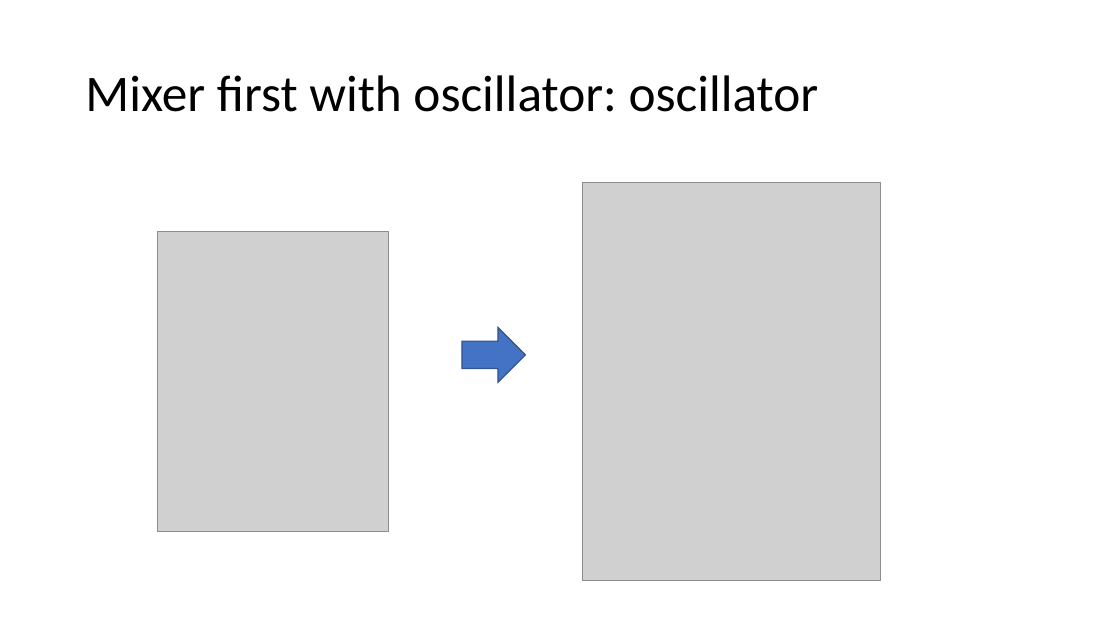
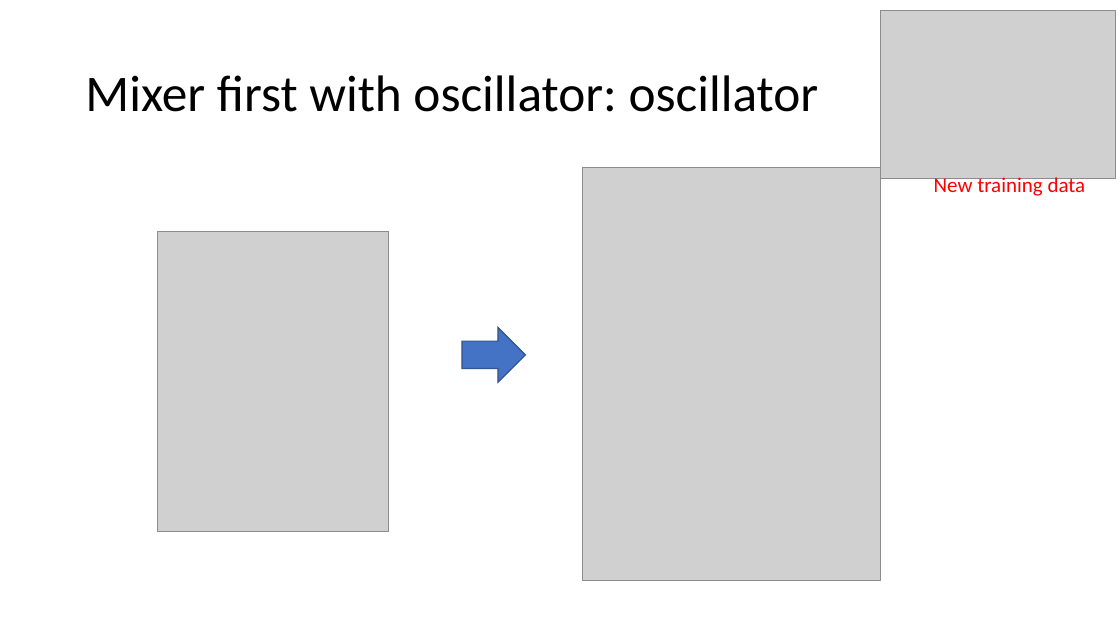
Before and after one commit to kkunal1408/GANA_circuit_data, a slide deck: slide 8 of circuit_data/source_files/individual_test_data_org/summary_results.pptx (slide 4 before the commit). Drawn at 1120x630 pixels with LibreOffice and Linux fonts; fonts in the diff are those of the drawing; grey boxes stand for pictures. Boxes give left, top, right and bottom in pixels: in the first picture for what was removed or moved away, otherwise in the second. Text is boxed around its words. In the diff, an @@ line names an element or a change of style, - is before the commit and + after.

```diff
--- a/circuit_data/source_files/individual_test_data_org/summary_results.pptx
+++ b/circuit_data/source_files/individual_test_data_org/summary_results.pptx
@@ picture added at box(881, 11, 1116, 179) @@
@@ picture: place and size @@
-picture at box(582, 182, 881, 581)
+picture at box(582, 167, 881, 581)
@@ text added at box(934, 174, 1086, 196), 18 pt, text #FF0000 @@
+New training data
```
Also in this commit, not shown: 6 other slides changed, 11 slides added, 3 other files.
